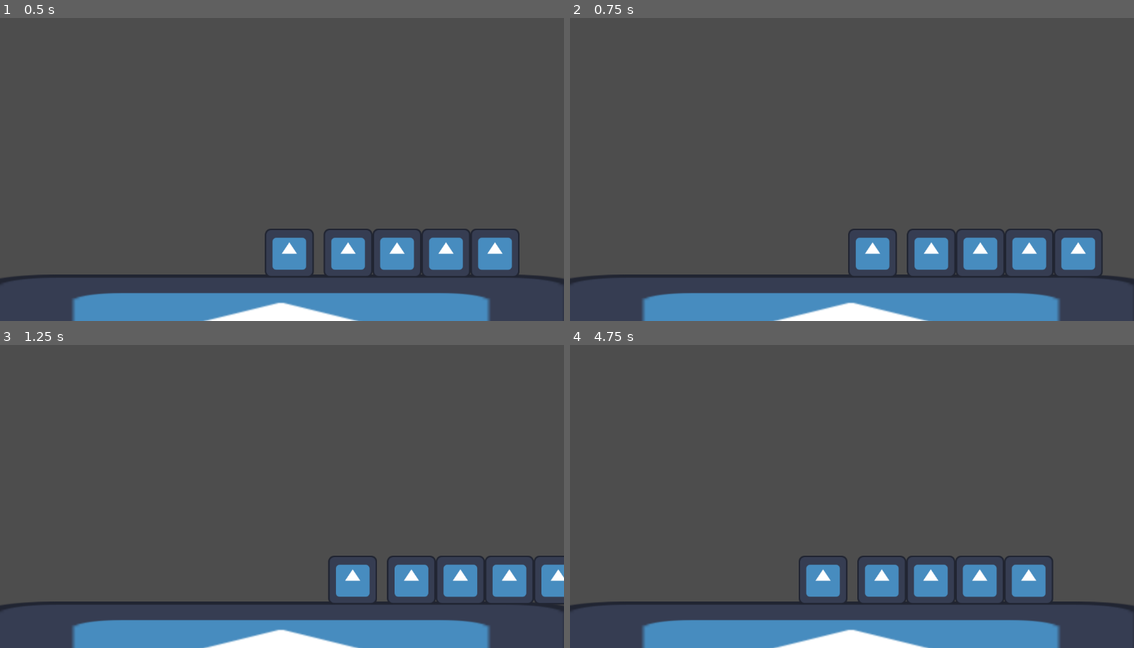
Above: before the commit, frames 1-4 (two rows, left to right).
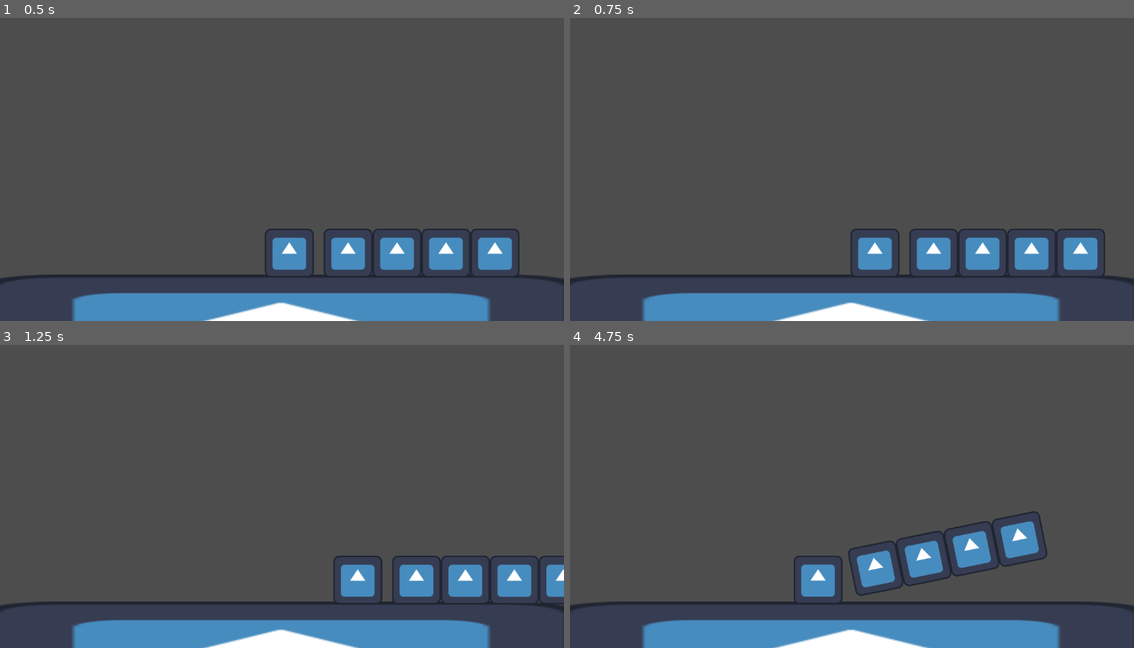
Above: after the commit, the same moments.

Repository: jkkivenko/james-gam-249
Game: Godot game, scene res://Scenes/jamess.tscn
Two runs of this game, one before a commit and one after it. Both use one fixed random seed, a clock stepped at 60 frames per second and the inputs below. This scene is started directly instead of the project's main scene. The engine's default icon, where the game draws it, is replaced by a stand-in: a white triangle on a blue panel in a dark square.
Inputs:
- Up to frame 1 (0.5 s): no input
- Up to frame 2 (0.75 s): hold D (Move Right) from 0.53 s (still down); hold Right (Swing Clockwise) from 0.53 s (still down)
- Up to frame 3 (1.25 s): keep holding D (Move Right); keep holding Right (Swing Clockwise)
- Up to frame 4 (4.75 s): release Right (Swing Clockwise) at 1.28 s; tap Left (Swing Counterclockwise) at 1.35, 2.85, 4.35 s; release D (Move Right) at 2.03 s; hold Right (Swing Clockwise) 2.03-2.78 s; hold A (Move Left) 2.03-4.28 s; hold Right (Swing Clockwise) 3.53-4.28 s; hold D (Move Right) from 4.28 s (still down)

Frame 1 is identical in both runs. In frame 2, 1.4% of the frame differs, in the area x 49-95%, y 69-86%; in frame 3, 1.9%; in frame 4, 5.8%, in the area x 39-86%, y 54-86%.

Commit message:
UID JUMPSCARE

Diff:
--- a/Scenes/hammer.tscn
+++ b/Scenes/hammer.tscn
@@ -13,7 +13,6 @@
 mass = 0.1
 physics_material_override = SubResource("PhysicsMaterial_itlcx")
 script = ExtResource("1_010gp")
-shwing_force = 2000.0
 
 [node name="Hilt" type="CollisionShape2D" parent="."]
 position = Vector2(120, 0)
Not shown, added: Scripts/block.gd.uid
Not shown, added: Scripts/component_entity.gd.uid
Not shown, added: Scripts/enemy.gd.uid
Not shown, added: Scripts/game_manager.gd.uid
Not shown, added: Scripts/hammer_component.gd.uid
Not shown, added: Scripts/weapon_pivot.gd.uid
Not shown, added: art/protag_effect.png.import
Not shown, added: player_controller.gd.uid
Not shown, changed: .gitignore
